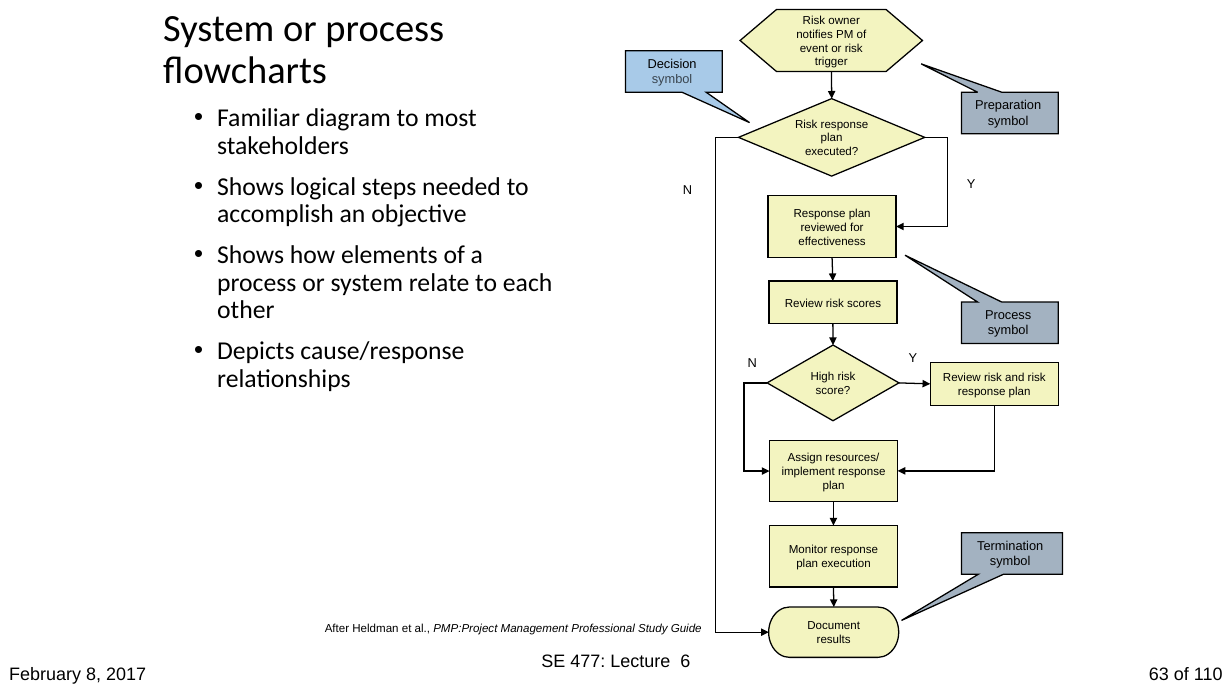
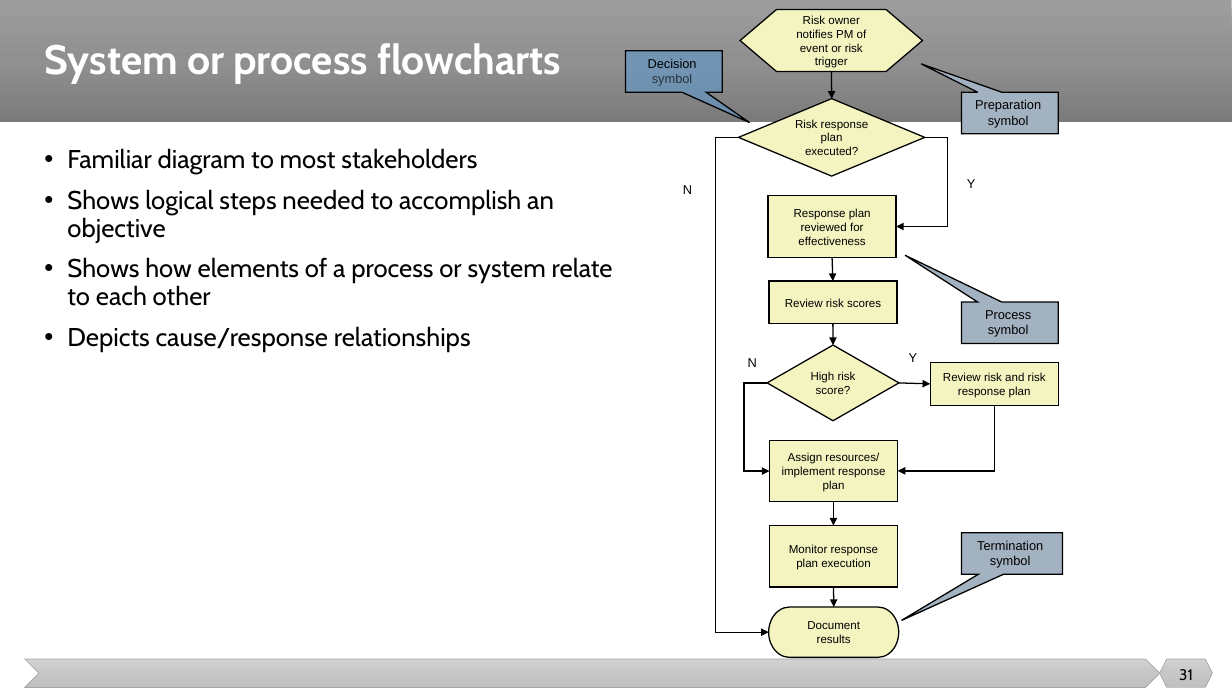
Before and after one commit to malenezi/malenezi, a slide deck: slide 31 of SE423/Lectures/5-Risk Management/Risk Management.pptx (slide 63 before the commit). Drawn at 1232x693 pixels with LibreOffice and Linux fonts; fonts in the diff are those of the drawing. Boxes give left, top, right and bottom in pixels: in the first picture for what was removed or moved away, otherwise in the second. Text is boxed around its words. In the diff, an @@ line names an element or a change of style, - is before the commit and + after.

```diff
--- a/SE423/Lectures/5-Risk Management/Risk Management.pptx
+++ b/SE423/Lectures/5-Risk Management/Risk Management.pptx
@@ rectangle added at (0, 0, 1232, 122), fill gradient #9D9D9D to #909090 to #7C7C7C @@
@@ title "System or process flowcharts": place and size @@
-title "System or process flowcharts" at (163, 16, 444, 84)
+title "System or process flowcharts" at (44, 43, 561, 84)
@@ title "System or process flowcharts" at (44, 43, 561, 84): size 30 to 32 pt, font Calibri to Cabin, text colour #000000 to #FFFFFF, bold on @@
@@ text "Familiar diagram to most stakeholders": place and size @@
-text "Familiar diagram to most stakeholders" at (217, 108, 552, 391)
+text "Familiar diagram to most stakeholders" at (67, 148, 613, 351)
@@ text "Familiar diagram to most stakeholders" at (67, 148, 613, 351): font Calibri to Cabin @@
@@ text removed at (325, 623, 702, 635) @@
-After Heldman et al., PMP:Project Management Professional Study Guide
@@ chevron added at (25, 659, 1160, 688), fill gradient #D2D2D2 to #C8C8C8 to #C0C0C0, outline #A5A5A5 0.5 pt @@
@@ text removed at (541, 654, 690, 667) @@
-SE 477: Lecture 6
@@ hexagon added at (1160, 659, 1213, 688), fill gradient #D2D2D2 to #C8C8C8 to #C0C0C0, outline #A5A5A5 0.5 pt @@
@@ text removed at (9, 667, 146, 684) @@
-February 8, 2017
@@ page number removed at (1149, 667, 1223, 680) @@
-63 of 110
@@ page number added at (1179, 669, 1193, 680), 12 pt, text #000000 @@
+31
```
Also in this commit, not shown: 85 other slides changed, 1 slide added, 13 slides removed, 12 other files.
